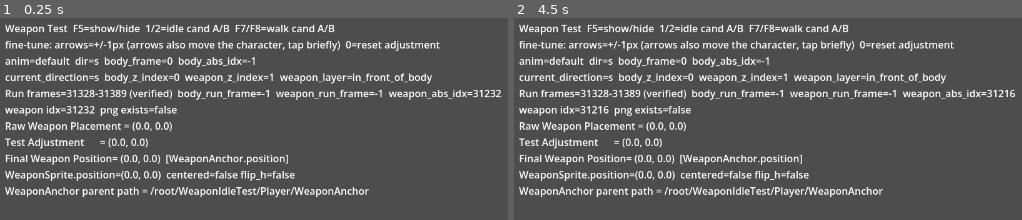
Above: before the commit, frames 1-2 (left to right).
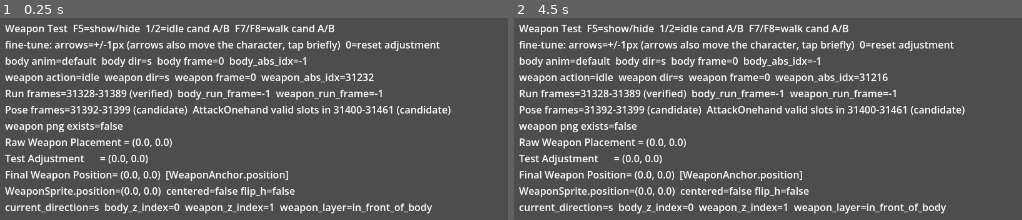
Above: after the commit, the same moments.

Repository: zhanghan122/MirRPG
Game: Godot game, scene res://scenes/experiments/weapon_idle_test.tscn
The game is run twice, just before and just after one commit, with the same random seed, the same clock (stepped at 60 frames per second) and the same inputs. This scene is started directly instead of the project's main scene.
Inputs:
- Up to frame 1 (0.25 s): no input
- Up to frame 2 (4.5 s): tap Enter at 0.5, 2, 3.5 s; hold D (move_right) 0.53-1.28 s; hold Shift (run) 0.53-1.28 s; tap Space at 0.77, 1.25, 1.52, 2.75, 3.02, 3.77, 4.25 s; hold S (move_down) 1.28-2.03 s; tap Shift (run) at 1.35, 3.05 s; hold D (move_right) 2.03-2.78 s; hold Shift (run) 2.03-2.78 s; tap 1 at 2.1 s; hold W (move_up) 2.78-3.53 s; tap 9 at 2.85 s; hold Shift (run) 3.53-4.28 s; hold A (move_left) from 3.53 s (still down); tap 0 at 3.6 s; tap 2 at 4.35 s

The runs differ from the first frame. In frame 1, 13% of the frame differs, in the area x 0-99%, y 19-98%; in frame 2, 13%.

Commit message:
Verified weapon pose and one-hand attack

Diff:
--- a/scripts/experiments/weapon_idle_test.gd
+++ b/scripts/experiments/weapon_idle_test.gd
@@ -1,8 +1,9 @@
 extends Node2D
 
 # ============================================================
-# Weapon experiment: Idle + Walk (verified, frozen) + Run (user-verified, frozen).
-# No attack/cast/death.
+# Weapon experiment: Idle + Walk (verified, frozen) + Run (user-verified, frozen)
+# + Pose / AttackOnehand (candidate mappings, pending live verification).
+# No twohand/power/cast/dig/hit/death weapon frames yet.
 # The stable Hum character is NOT modified by this script; it is
 # instantiated and read via get_frame_info() only.
 #
@@ -76,6 +77,37 @@
 	"nw": [31384, 31385, 31386, 31387, 31388, 31389],
 }
 
+# Pose (31392-31399): ONE frame per direction in consecutive order:
+# N=31392, NE=31393, E=31394, SE=31395, S=31396, SW=31397, W=31398, NW=31399.
+# This is NOT an 8-frame animation of a single direction. Candidate mapping;
+# pending live verification (P key).
+const POSE_FRAMES := {
+	"n": [31392],
+	"ne": [31393],
+	"e": [31394],
+	"se": [31395],
+	"s": [31396],
+	"sw": [31397],
+	"w": [31398],
+	"nw": [31399],
+}
+
+# Attack onehand (31400-31461): same 8-index slot layout as idle/walk/run,
+# first 6 frames valid per direction. Blank slots (31406-31407, 31414-31415,
+# 31422-31423, 31430-31431, 31438-31439, 31446-31447, 31454-31455, 31462-31463)
+# are NOT part of the animation and must never be loaded or displayed.
+# Candidate mapping; pending live verification (J key).
+const ATTACK_ONEHAND_FRAMES := {
+	"n": [31400, 31401, 31402, 31403, 31404, 31405],
+	"ne": [31408, 31409, 31410, 31411, 31412, 31413],
+	"e": [31416, 31417, 31418, 31419, 31420, 31421],
+	"se": [31424, 31425, 31426, 31427, 31428, 31429],
+	"s": [31432, 31433, 31434, 31435, 31436, 31437],
+	"sw": [31440, 31441, 31442, 31443, 31444, 31445],
+	"w": [31448, 31449, 31450, 31451, 31452, 31453],
+	"nw": [31456, 31457, 31458, 31459, 31460, 31461],
+}
+
 var weapon_enabled := true
 var idle_candidate_name := "A"
 var walk_candidate_name := "A"
@@ -93,6 +125,7 @@
 var _hud: Label
 
 var _weapon_dir := ""
+var _last_weapon_action := ""
 var _current_abs_idx := -1
 # HUD-only mirrors of the current run frame indices (-1 when not running).
 var _hud_run_body_frame := -1
@@ -118,12 +151,15 @@
 func _process(_delta: float) -> void:
 	var info: Dictionary = _player.get_frame_info()
 	var anim := String(info["animation_name"])
+	# Direction is always the LAST underscore segment; the action is everything
+	# before it. Action names may contain underscores (attack_onehand), so
+	# get_slice("_", 0) would wrongly yield "attack" and dir would be "onehand".
 	var dir := "s"
-	if "_" in anim:
-		dir = anim.get_slice("_", 1)
 	var action := ""
-	if "_" in anim:
-		action = anim.get_slice("_", 0)
+	var us := anim.rfind("_")
+	if us > 0:
+		dir = anim.substr(us + 1)
+		action = anim.left(us)
 	var body_frame := int(info["godot_frame"])
 	if body_frame < 0:
 		body_frame = 0
@@ -132,14 +168,24 @@
 		_update_weapon_layer(dir)
 
 	var frames: Array
-	if action == "walk":
-		frames = _walk_candidate().get(dir, [])
-	elif action == "run":
-		frames = RUN_FRAMES.get(dir, [])
-	else:
-		# idle and all other actions (pose/attack/death...): keep showing
-		# the current direction's idle weapon frames (existing behavior).
-		frames = _idle_candidate().get(dir, [])
+	var weapon_action := "idle"
+	match action:
+		"walk":
+			frames = _walk_candidate().get(dir, [])
+			weapon_action = "walk"
+		"run":
+			frames = RUN_FRAMES.get(dir, [])
+			weapon_action = "run"
+		"pose":
+			frames = POSE_FRAMES.get(dir, [])
+			weapon_action = "pose"
+		"attack_onehand":
+			frames = ATTACK_ONEHAND_FRAMES.get(dir, [])
+			weapon_action = "attack_onehand"
+		_:
+			# idle and all other actions (twohand/power/cast/dig/hit/death...):
+			# keep showing the current direction's idle weapon frames.
+			frames = _idle_candidate().get(dir, [])
 
 	var frame_idx := 0
 	if not frames.is_empty():
@@ -151,9 +197,12 @@
 	else:
 		_hud_run_body_frame = -1
 		_hud_weapon_run_frame = -1
+	if weapon_action != _last_weapon_action:
+		print("[weapon] action %s -> %s  dir=%s  body_frame=%d" % [_last_weapon_action, weapon_action, dir, body_frame])
+		_last_weapon_action = weapon_action
 	_apply_frame(frames, frame_idx)
 	_walk_e_diagnostic(anim, body_frame, info)
-	_update_hud(anim, dir, body_frame, info)
+	_update_hud(anim, action, dir, body_frame, info, weapon_action, frame_idx)
 
 
 func _unhandled_key_input(event: InputEvent) -> void:
@@ -244,7 +293,9 @@
 
 
 func _preload_weapon_data() -> void:
-	for cand in [IDLE_CANDIDATE_A, IDLE_CANDIDATE_B, WALK_CANDIDATE_A, WALK_CANDIDATE_B, RUN_FRAMES]:
+	# Only the indices listed above are checked/loaded. Blank slots inside
+	# 31400-31463 (e.g. 31406-31407) appear in no array and are never touched.
+	for cand in [IDLE_CANDIDATE_A, IDLE_CANDIDATE_B, WALK_CANDIDATE_A, WALK_CANDIDATE_B, RUN_FRAMES, POSE_FRAMES, ATTACK_ONEHAND_FRAMES]:
 		for dir in cand:
 			for abs_idx in cand[dir]:
 				var idx := int(abs_idx)
@@ -272,21 +323,28 @@
 	return Vector2(float(line_x.split(",")[0]), float(line_y.split(",")[0]))
 
 
-func _update_hud(anim: String, dir: String, body_frame: int, info: Dictionary) -> void:
+func _update_hud(anim: String, action: String, dir: String, body_frame: int, info: Dictionary, weapon_action: String, frame_idx: int) -> void:
 	var plc: Vector2 = _placements.get(_current_abs_idx, Vector2.ZERO)
-	_hud.text = "\n".join([
+	var lines: PackedStringArray = [
 		"Weapon Test  F5=show/hide  1/2=idle cand A/B  F7/F8=walk cand A/B",
 		"fine-tune: arrows=+/-1px (arrows also move the character, tap briefly)  0=reset adjustment",
-		"anim=%s  dir=%s  body_frame=%d  body_abs_idx=%d" % [anim, dir, body_frame, int(info["absolute_index"])],
-		"current_direction=%s  body_z_index=%d  weapon_z_index=%d  weapon_layer=%s" % [
-			dir, _body_sprite.z_index, _sprite.z_index,
-			"behind_body" if dir in ["w", "nw", "sw"] else "in_front_of_body"],
-		"Run frames=31328-31389 (verified)  body_run_frame=%d  weapon_run_frame=%d  weapon_abs_idx=%d" % [
-			_hud_run_body_frame, _hud_weapon_run_frame, _current_abs_idx],
-		"weapon idx=%d  png exists=%s" % [_current_abs_idx, str(_png_exists.get(_current_abs_idx, false)) if _current_abs_idx >= 0 else "n/a"],
+		"body anim=%s  body dir=%s  body frame=%d  body_abs_idx=%d" % [anim, dir, body_frame, int(info["absolute_index"])],
+		"weapon action=%s  weapon dir=%s  weapon frame=%d  weapon_abs_idx=%d" % [weapon_action, dir, frame_idx, _current_abs_idx],
+		"Run frames=31328-31389 (verified)  body_run_frame=%d  weapon_run_frame=%d" % [_hud_run_body_frame, _hud_weapon_run_frame],
+		"Pose frames=31392-31399 (candidate)  AttackOnehand valid slots in 31400-31461 (candidate)",
+		"weapon png exists=%s" % (str(_png_exists.get(_current_abs_idx, false)) if _current_abs_idx >= 0 else "n/a"),
 		"Raw Weapon Placement = (%.1f, %.1f)" % [plc.x, plc.y],
 		"Test Adjustment      = (%.1f, %.1f)" % [weapon_test_adjustment.x, weapon_test_adjustment.y],
 		"Final Weapon Position= (%.1f, %.1f)  [WeaponAnchor.position]" % [_anchor.position.x, _anchor.position.y],
 		"WeaponSprite.position=(%.1f, %.1f)  centered=false flip_h=false" % [_sprite.position.x, _sprite.position.y],
-		"WeaponAnchor parent path = %s" % str(_anchor.get_path()),
-	])
+		"current_direction=%s  body_z_index=%d  weapon_z_index=%d  weapon_layer=%s" % [
+			dir, _body_sprite.z_index, _sprite.z_index,
+			"behind_body" if dir in ["w", "nw", "sw"] else "in_front_of_body"],
+	]
+	if weapon_action == "attack_onehand":
+		var png_path := ("res://Weapon/%05d.png" % _current_abs_idx) if _current_abs_idx >= 0 else ""
+		lines.append("J-diag body_animation=%s parsed_action=%s parsed_direction=%s body_frame=%d weapon_action=%s weapon_frame=%d weapon_absolute_index=%d weapon_png_path=%s weapon_png_exists=%s weapon_visible=%s weapon_layer_enabled=%s" % [
+			anim, action, dir, body_frame, weapon_action, frame_idx, _current_abs_idx,
+			png_path, str(_png_exists.get(_current_abs_idx, false)) if _current_abs_idx >= 0 else "n/a",
+			str(_sprite.visible), str(weapon_enabled)])
+	_hud.text = "\n".join(lines)
Not shown, added: scripts/experiments/weapon_idle_test.gd.uid
Not shown, changed: WEAPON_FRAME_RESEARCH.md
